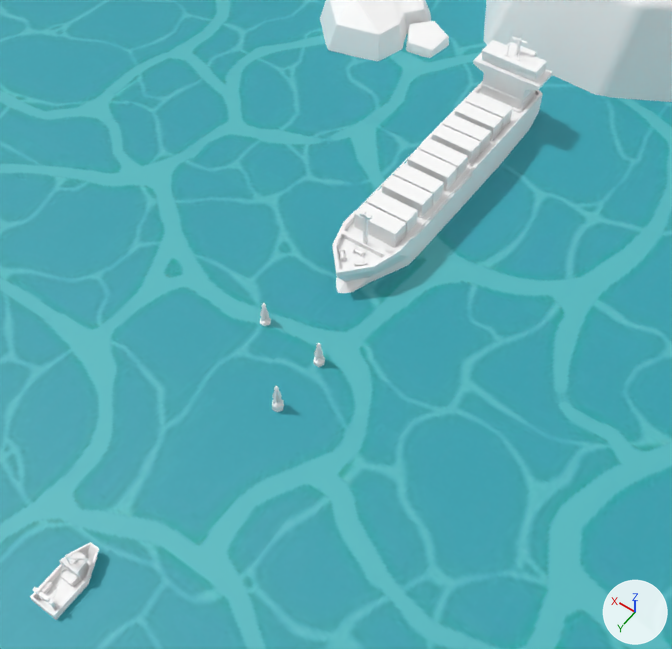
An edit to the FBX model Unity/Assets/Resources/Meshs/ChangJing/changjing7_1.fbx, drawn before and after from the same camera.
The view is the same before and after, from a camera (50 mm lens) standing at (-49.0, 94.6, 101.7) and looking at (-4.0, 31.7, 2.7). Lighting does not change. The marker at lower right points along +X, +Y and +Z. Where no turn or scale is listed for an object, it has been applied to the vertices.

Objects in the first picture: 'DaHuoLun1', 'FuPiao_Green1', 'FuPiao_Green2', 'FuPiao_Green4', 'XiaoChuang_Red1', 'changjing_7_1'.
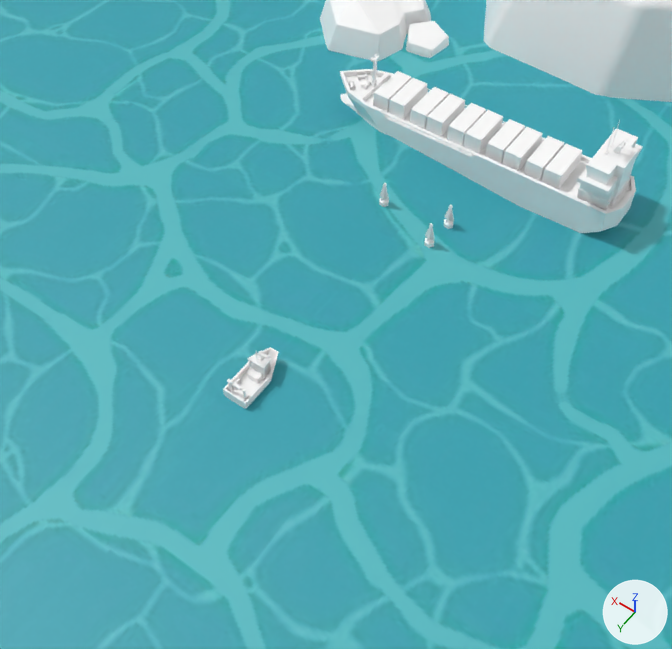
Changed parts and their boxes (x1, y1, x2, y2) in the pictures (672 x 649 px):
'DaHuoLun1', mesh turned, moved
    before: (332, 30, 553, 293)
    after: (340, 54, 643, 233)
'XiaoChuang_Red1', moved
    before: (30, 542, 99, 620)
    after: (223, 347, 279, 409)
'FuPiao_Green4', moved
    before: (272, 386, 284, 412)
    after: (424, 223, 435, 248)
'FuPiao_Green2', moved
    before: (313, 342, 325, 367)
    after: (444, 204, 454, 229)
'FuPiao_Green1', moved
    before: (260, 303, 271, 326)
    after: (379, 183, 389, 207)

The change, as a diff of the scene's bpy script:
```diff
--- a/Unity/Assets/Resources/Meshs/ChangJing/changjing7_1.fbx.py
+++ b/Unity/Assets/Resources/Meshs/ChangJing/changjing7_1.fbx.py
@@ me_mesh @@
 me_mesh.from_pydata(...)  # 1225 vertices, 1097 faces; spans x -5.8..5.8, y -26.4..26.4, z -9.6..9.6
 # used by ob_dahuolun1; location = (0.0, 0.0, 7.4)
+# me_mesh part 1: the whole mesh is turned -90 degrees about the z axis through its middle
 me_mesh.materials.append(mat_m_rope_savior)
@@ ob_xiaochuang_red1 @@
 ob_xiaochuang_red1 = bpy.data.objects.new('XiaoChuang_Red1', me_mesh_005)
-ob_xiaochuang_red1.location = (0.0, 77.6, 2.6)
+ob_xiaochuang_red1.location = (0.0, 44.2, 3.4)
@@ ob_fupiao_green2 @@
 ob_fupiao_green2 = bpy.data.objects.new('FuPiao_Green2', me_mesh_003)
-ob_fupiao_green2.location = (-5.1, 37.1, 2.8)
+ob_fupiao_green2.location = (-5.1, 4.0, 1.1)
@@ ob_dahuolun1 @@
 ob_dahuolun1 = bpy.data.objects.new('DaHuoLun1', me_mesh)
-ob_dahuolun1.location = (0.0, 0.0, 7.4)
+ob_dahuolun1.location = (0.0, -11.4, 6.7)
@@ ob_fupiao_green1 @@
 ob_fupiao_green1 = bpy.data.objects.new('FuPiao_Green1', me_mesh_002)
-ob_fupiao_green1.location = (4.9, 35.9, 2.6)
+ob_fupiao_green1.location = (4.9, 6.7, 2.0)
@@ ob_fupiao_green4 @@
 ob_fupiao_green4 = bpy.data.objects.new('FuPiao_Green4', me_mesh_001)
-ob_fupiao_green4.location = (-4.9, 45.7, 3.0)
+ob_fupiao_green4.location = (-4.9, 9.1, 1.2)
```
